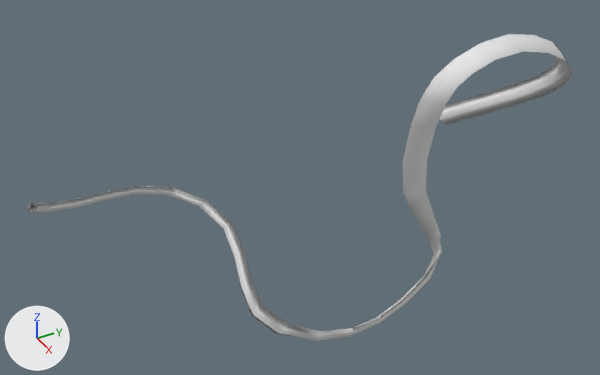
Two versions of the Blender file models/ribbon/src/2M6C.blend, one commit apart.
Both versions are drawn from a 50 mm lens placed at (13.16, -9.75, 9.24), pointed at (-0.9, -2.16, -0.46). Lighting does not change. The marker at lower left points along +X, +Y and +Z.

Script lines for the objects in view, before the commit:
```python
mat_material_001 = diffuse_material('Material.001')
mat_material_001.base_color = (0.8, 0.8, 0.8)  # white #e7e7e7
me_vmd_mol6_rep0 = bpy.data.meshes.new('vmd_mol6_rep0')
me_vmd_mol6_rep0.from_pydata(...)  # 123 vertices, 240 faces; spans x -3.98..2.27, y -7.63..3.62, z -4.3..3.5
me_vmd_mol6_rep0.materials.append(mat_material_001)  # white #e7e7e7
ob_vmd_mol6_rep0 = bpy.data.objects.new('vmd_mol6_rep0', me_vmd_mol6_rep0)
ob_vmd_mol6_rep0.location = (0.0, 0.0, 0.0)
```
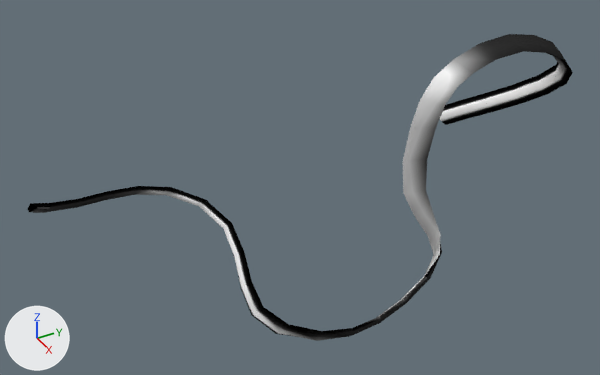
Patch to the scene script:
```diff
--- a/models/ribbon/src/2M6C.blend.py
+++ b/models/ribbon/src/2M6C.blend.py
@@ img_2m6c_png_001 @@
+img_2m6c_png_001 = load_image('2M6C.png.001', '../textures/2M6C.png', 1024, 1024, 'sRGB')
@@ mat_material_001 @@
 mat_material_001 = diffuse_material('Material.001')
-mat_material_001.base_color = (0.8, 0.8, 0.8)  # white #e7e7e7
+mat_material_001.texture = img_2m6c_png_001
```

Location of each change, (x1, y1, x2, y2) in pixels of the pictures (600 x 375 px):
'vmd_mol6_rep0', surface changed: (28, 34, 573, 341) in both
